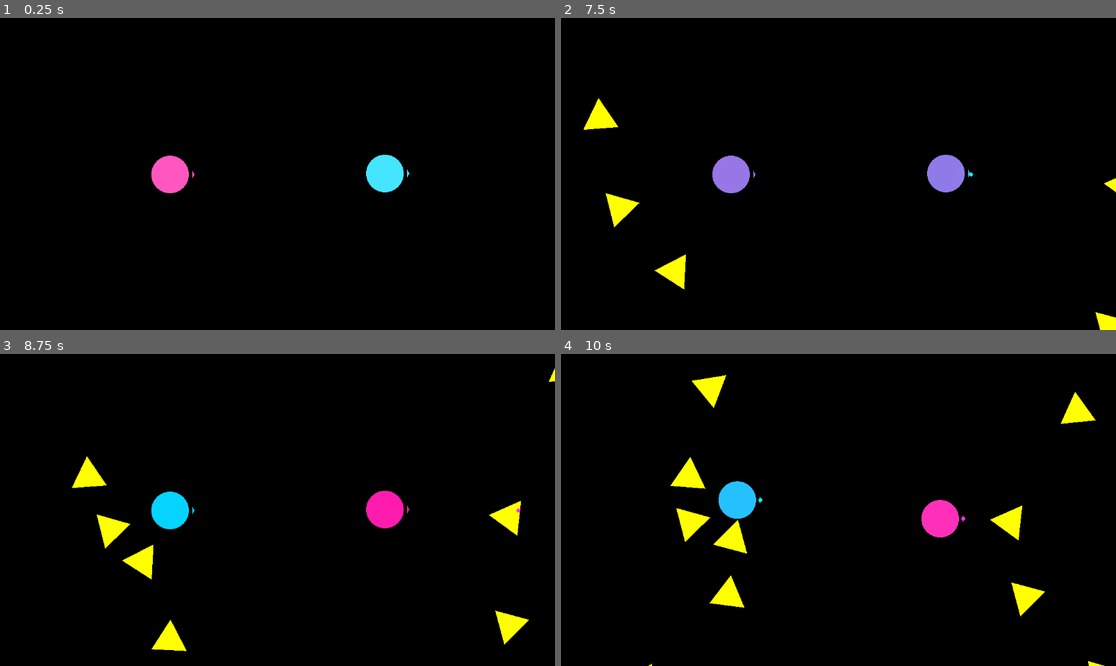
Above: before the commit, frames 1-4 (two rows, left to right).
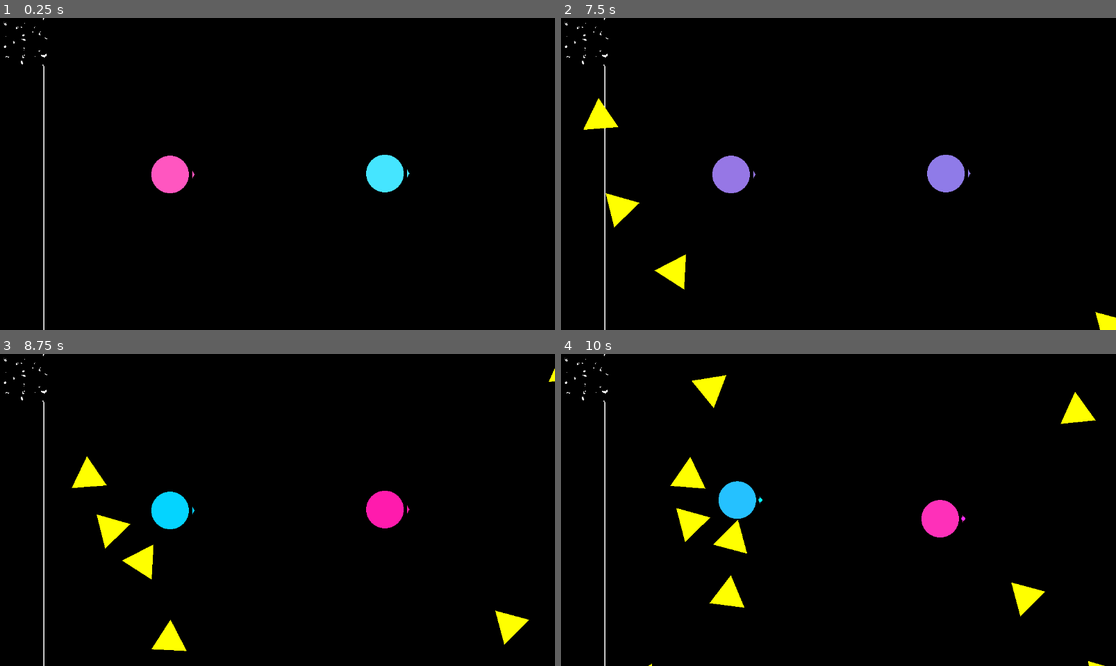
Above: after the commit, the same moments.

Repository: Kiryume/now-there-are-two
Game: Godot game, scene res://main.tscn
Same seed, same stepped clock (60 frames per second), same inputs: the game is played once before the commit and once after it.
Inputs:
- Up to frame 1 (0.25 s): no input
- Up to frame 2 (7.5 s): tap Space (swap_sides) every 0.75 s from 0.6 to 7.35 s
- Up to frame 3 (8.75 s): tap Space (swap_sides) at 8.1 s
- Up to frame 4 (10 s): tap Space (swap_sides) at 8.85, 9.6 s

The runs differ from the first frame. In frame 1, 0.3% of the frame differs, in the area x 0-9%, y 0-100%; in frame 2, 0.3%; in frame 3, 0.6%; in frame 4, 0.6%, in the area x 0-84%, y 0-100%.

Commit message:
smol update

Diff:
--- a/Camera.gd
+++ b/Camera.gd
@@ -1,35 +1,31 @@
 extends Camera2D
 
 @export var move_speed := 30 # camera position lerp speed
-@export var zoom_speed := 3.0  # camera zoom lerp speed
-@export var min_zoom := 1.0  # camera won't zoom closer than this
-@export var max_zoom := 1.0  # camera won't zoom farther than this
-@export var margin := Vector2(40, 20)  # include some buffer area around targets
+#@export var zoom_speed := 3.0  # camera zoom lerp speed
+#@export var min_zoom := 1.0  # camera won't zoom closer than this
+#@export var max_zoom := 1.0  # camera won't zoom farther than this
+#@export var margin := Vector2(40, 20)  # include some buffer area around targets
 
-@export
-var targets: Array[Node2D] = []
-
-@onready var screen_size = get_viewport_rect().size
+#@onready var screen_size = get_viewport_rect().size
 
 func _physics_process(delta):
-	if !targets:
-		return
-
-	var p = Vector2.ZERO
+	var targets := PlayerList.players
+	if not targets: return
+	var p := Vector2.ZERO
 	for target in targets:
 		p += target.position
 	p /= targets.size()
 	position = lerp(position, p, move_speed * delta)
 
-	var r = Rect2(position, Vector2.ONE)
-	for target in targets:
-		r = r.expand(target.position)
-	r = r.grow_individual(margin.x, margin.y, margin.x, margin.y)
+	#var r = Rect2(position, Vector2.ONE)
+	#for target in targets:
+		#r = r.expand(target.position)
+	#r = r.grow_individual(margin.x, margin.y, margin.x, margin.y)
 
-	var z
-	if r.size.x > r.size.y * screen_size.aspect():
-		z = 1 / clamp(r.size.x / screen_size.x, max_zoom, min_zoom)
-	else:
-		z = 1 / clamp(r.size.y / screen_size.y, max_zoom, min_zoom)
-
-	zoom = lerp(zoom, Vector2.ONE * z, zoom_speed * delta)
+	#var z
+	#if r.size.x > r.size.y * screen_size.aspect():
+		#z = 1 / clamp(r.size.x / screen_size.x, max_zoom, min_zoom)
+	#else:
+		#z = 1 / clamp(r.size.y / screen_size.y, max_zoom, min_zoom)
+#
+	#zoom = lerp(zoom, Vector2.ONE * z, zoom_speed * delta)
--- a/Enemies/enemy.gd
+++ b/Enemies/enemy.gd
@@ -6,6 +6,24 @@
 const ROTATION_SPEED = 5.0
 
 var players: Array[Player]
+var health = 10.
+
+func get_player_collision_dmg() -> float:
+	return 5.
+
+func take_dmg(dmg: float):
+	health -= dmg
+	if health <= 0:
+		die()
+
+func die():
+	queue_free()
+
+func on_projectile_collision(projectile: BaseProjectile):
+	if projectile.owner is Enemy: return
+	var dmg = projectile.get_base_dmg()
+	take_dmg(dmg)
+
 
 func _ready():
 	players = PlayerList.players
--- a/MainScene.gd
+++ b/MainScene.gd
@@ -3,5 +3,7 @@
 @onready
 var players: Array[Player] = [$PlayerManager/Player, $PlayerManager/Player2]
 
+var health = 100.
+
 func _ready():
 	PlayerList.set_players(players)
--- a/Player/Bullets/BaseProjectile.tscn
+++ b/Player/Bullets/BaseProjectile.tscn
@@ -12,6 +12,7 @@
 shader_parameter/softness = 0.001
 
 [node name="BaseProjectile" type="Area2D"]
+collision_mask = 3
 script = ExtResource("1_2cbm4")
 
 [node name="CollisionShape2D" type="CollisionShape2D" parent="."]
@@ -23,3 +24,5 @@
 offset_top = -4.0
 offset_right = 4.0
 offset_bottom = 4.0
+
+[connection signal="body_entered" from="." to="." method="_on_body_entered"]
--- a/Player/Bullets/base_projectile.gd
+++ b/Player/Bullets/base_projectile.gd
@@ -6,9 +6,12 @@
 
 var direction: Vector2 = Vector2.UP
 var lifetile_seconds = 5.0
-
+var shooter: Node2D
 
 const PROJECTILE_SPEED = 900.
+
+func get_base_dmg() -> float:
+	return 10.
 
 func set_direction(new_direction: Vector2):
 	if new_direction == Vector2.ZERO:
@@ -21,3 +24,9 @@
 	lifetile_seconds -= delta
 	if lifetile_seconds <= 0:
 		queue_free()
+
+
+func _on_body_entered(body: Node2D) -> void:
+	if body is Player or body is Enemy:
+		body.on_projectile_collision(self)
+	queue_free()
--- a/Player/Player.gd
+++ b/Player/Player.gd
@@ -18,11 +18,12 @@
 
 var target_color: Color
 
-
-
 const MAX_COLLISION_COUNT = 10
 
 func take_collision_dmg(enemy: Enemy):
+	pass
+
+func on_projectile_collision(projectile: BaseProjectile):
 	pass
 
 func _process(delta: float) -> void:
@@ -49,3 +50,9 @@
 		velocity = Vector2.ZERO
 
 	move_and_slide()
+
+	for i in get_slide_collision_count():
+		var collision = get_slide_collision(i)
+		var collider = collision.get_collider()
+		if collider is Enemy:
+			take_collision_dmg(collider)
--- /dev/null
+++ b/Player/UpgradeSelection/UpgradeOption.tscn
@@ -0,0 +1,31 @@
+[gd_scene load_steps=4 format=3 uid="uid://wi0a5f4ph5fh"]
+
+[ext_resource type="Script" uid="uid://bkwtdlgqk3wlt" path="res://Player/UpgradeSelection/upgrade_option.gd" id="2_0q2wn"]
+
+[sub_resource type="LabelSettings" id="LabelSettings_gcxol"]
+font_size = 38
+
+[sub_resource type="LabelSettings" id="LabelSettings_8ym4x"]
+font_size = 20
+
+[node name="PanelContainer" type="PanelContainer"]
+offset_right = 121.0
+offset_bottom = 95.0
+script = ExtResource("2_0q2wn")
+
+[node name="MarginContainer" type="MarginContainer" parent="."]
+layout_mode = 2
+
+[node name="BoxContainer" type="BoxContainer" parent="MarginContainer"]
+layout_mode = 2
+vertical = true
+
+[node name="Title" type="Label" parent="MarginContainer/BoxContainer"]
+layout_mode = 2
+text = "Title"
+label_settings = SubResource("LabelSettings_gcxol")
+
+[node name="Description" type="Label" parent="MarginContainer/BoxContainer"]
+layout_mode = 2
+text = "Description"
+label_settings = SubResource("LabelSettings_8ym4x")
--- /dev/null
+++ b/Player/UpgradeSelection/UpgradeSelection.tscn
@@ -0,0 +1,36 @@
+[gd_scene load_steps=2 format=3 uid="uid://ciwdix7x6mw4e"]
+
+[ext_resource type="PackedScene" uid="uid://wi0a5f4ph5fh" path="res://Player/UpgradeSelection/UpgradeOption.tscn" id="1_giohm"]
+
+[node name="UpgradeSelection" type="Control"]
+layout_mode = 3
+anchors_preset = 15
+anchor_right = 1.0
+anchor_bottom = 1.0
+grow_horizontal = 2
+grow_vertical = 2
+
+[node name="BoxContainer" type="BoxContainer" parent="."]
+layout_mode = 1
+anchors_preset = 8
+anchor_left = 0.5
+anchor_top = 0.5
+anchor_right = 0.5
+anchor_bottom = 0.5
+offset_left = -20.0
+offset_top = -20.0
+offset_right = 20.0
+offset_bottom = 20.0
+grow_horizontal = 2
+grow_vertical = 2
+vertical = true
+
+[node name="UpgradeOption" parent="BoxContainer" instance=ExtResource("1_giohm")]
+layout_mode = 2
+title = "Title"
+description = "Description"
+
+[node name="UpgradeOption2" parent="BoxContainer" instance=ExtResource("1_giohm")]
+layout_mode = 2
+title = "Title"
+description = "Description"
--- /dev/null
+++ b/Player/UpgradeSelection/upgrade_option.gd
@@ -0,0 +1,19 @@
+@tool
+extends Control
+
+@onready var Title = $MarginContainer/BoxContainer/Title
+@onready var Description = $MarginContainer/BoxContainer/Description
+
+@export
+var title: String:
+	get:
+		return Title.text
+	set(val):
+		Title.text = val
+
+@export
+var description: String:
+	get:
+		return Description.text
+	set(val):
+		Description.text = val
--- a/Player/bullets.gd
+++ b/Player/bullets.gd
@@ -5,6 +5,7 @@
 
 func _on_shoot_timer_timeout() -> void:
 	var child: BaseProjectile = bullet_scene.instantiate() as BaseProjectile
+	child.shooter = owner
 	owner.owner.add_child(child)
 	child.transform = global_transform
 	child.text.color = (owner as Player).target_color * 2
--- /dev/null
+++ b/background.gdshader
@@ -0,0 +1,25 @@
+shader_type canvas_item;
+render_mode world_vertex_coords; // This is the key - makes VERTEX represent world coordinates
+
+// Noise texture for star field
+uniform sampler2D noise_texture;
+// Scale factor for the noise (higher = more stars)
+uniform float noise_scale = 100.0;
+// Threshold for determining which noise values become visible stars
+uniform float star_threshold = 0.8;
+// Star brightness
+uniform float star_brightness = 1.0;
+
+void fragment() {
+    // VERTEX now contains world coordinates thanks to world_vertex_coords render mode
+    vec2 world_pos = VERTEX;
+
+    // Sample the noise texture at the world position, scaled appropriately
+    float noise = texture(noise_texture, world_pos / noise_scale).r;
+
+    // Create stars by making pixels brighter where noise exceeds threshold
+    float star = step(star_threshold, noise) * star_brightness;
+
+    // Output black background with white stars
+    COLOR = vec4(vec3(star), 1.0);
+}
--- a/main.tscn
+++ b/main.tscn
@@ -6,18 +6,32 @@
 [ext_resource type="PackedScene" uid="uid://w2su3uda5cm" path="res://Enemies/Enemy.tscn" id="2_1bvp3"]
 [ext_resource type="Script" uid="uid://buw4bcy01nfq1" path="res://player_manager.gd" id="5_7mycd"]
 [ext_resource type="Script" uid="uid://c3d4xvna50ase" path="res://enemies.gd" id="5_lquwl"]
+[ext_resource type="Theme" uid="uid://btiws37slvnn7" path="res://main_theme.tres" id="7_272bh"]
+[ext_resource type="Shader" uid="uid://bdu6s1qs2og4x" path="res://background.gdshader" id="8_5vw27"]
 
 [sub_resource type="Environment" id="Environment_7mycd"]
 background_mode = 3
 glow_enabled = true
 glow_blend_mode = 0
 
-[node name="Node2D" type="Node2D"]
+[sub_resource type="FastNoiseLite" id="FastNoiseLite_5vw27"]
+
+[sub_resource type="NoiseTexture2D" id="NoiseTexture2D_5vw27"]
+noise = SubResource("FastNoiseLite_5vw27")
+seamless = true
+
+[sub_resource type="ShaderMaterial" id="ShaderMaterial_kek77"]
+shader = ExtResource("8_5vw27")
+shader_parameter/noise_texture = SubResource("NoiseTexture2D_5vw27")
+shader_parameter/noise_scale = 100.0
+shader_parameter/star_threshold = 0.8
+shader_parameter/star_brightness = 1.0
+
+[node name="Main" type="Node2D"]
 script = ExtResource("1_h2yge")
 
-[node name="Camera2D" type="Camera2D" parent="." node_paths=PackedStringArray("targets")]
+[node name="Camera2D" type="Camera2D" parent="."]
 script = ExtResource("2_0xm2m")
-targets = [NodePath("../PlayerManager/Player"), NodePath("../PlayerManager/Player2")]
 
 [node name="EnemySpawnTimer" type="Timer" parent="."]
 wait_time = 0.5
@@ -40,4 +54,26 @@
 [node name="WorldEnvironment" type="WorldEnvironment" parent="."]
 environment = SubResource("Environment_7mycd")
 
+[node name="CanvasLayer" type="CanvasLayer" parent="."]
+
+[node name="Control" type="Control" parent="CanvasLayer"]
+layout_mode = 3
+anchors_preset = 15
+anchor_right = 1.0
+anchor_bottom = 1.0
+grow_horizontal = 2
+grow_vertical = 2
+theme = ExtResource("7_272bh")
+
+[node name="Background" type="CanvasLayer" parent="."]
+layer = -1
+
+[node name="ColorRect" type="ColorRect" parent="Background"]
+material = SubResource("ShaderMaterial_kek77")
+anchors_preset = 15
+anchor_right = 1.0
+anchor_bottom = 1.0
+grow_horizontal = 2
+grow_vertical = 2
+
 [connection signal="timeout" from="EnemySpawnTimer" to="Enemies" method="_on_enemy_spawn_timer_timeout"]
--- /dev/null
+++ b/main_theme.tres
@@ -0,0 +1,7 @@
+[gd_resource type="Theme" format=3 uid="uid://btiws37slvnn7"]
+
+[resource]
+MarginContainer/constants/margin_bottom = 5
+MarginContainer/constants/margin_left = 5
+MarginContainer/constants/margin_right = 5
+MarginContainer/constants/margin_top = 5
--- a/project.godot
+++ b/project.godot
@@ -79,6 +79,7 @@
 [layer_names]
 
 2d_physics/layer_1="World"
+2d_physics/layer_2="Players"
 
 [rendering]
 
Not shown, added: Player/UpgradeSelection/upgrade_option.gd.uid
Not shown, added: background.gdshader.uid
Not shown: 1 places in main.tscn that only renumber resources
